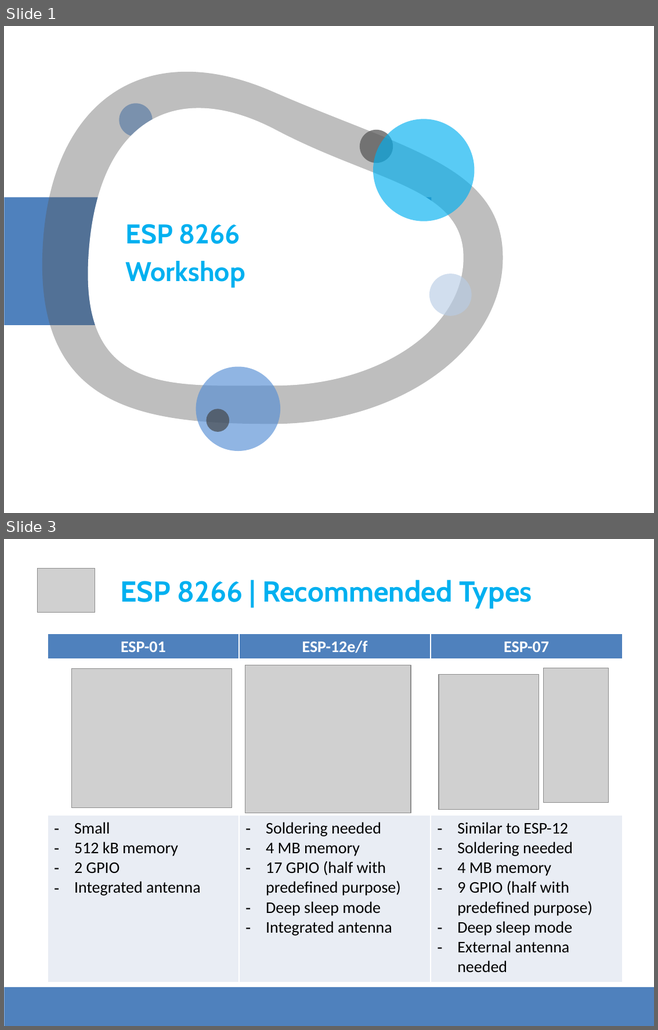
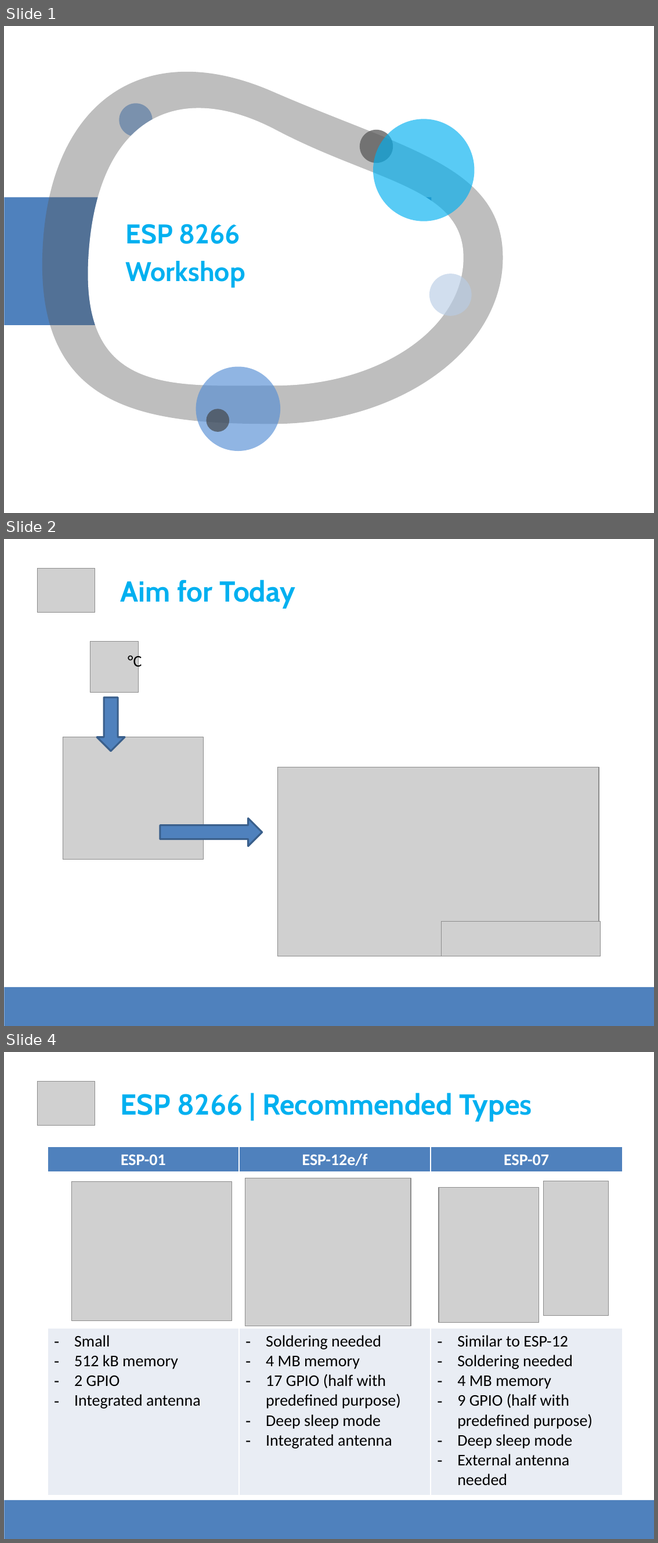
Before and after one commit to apolo-11/es-workshop-esp8266, a slide deck: DevSession - ESP8266.pptx. Shown one above the other, each under a label of ours: slides 1 and 3 before the commit, slides 1, 2 and 4 after it; the slides between them are not shown. The pictures are 658x1030 and 658x1543 pixels, drawn with LibreOffice and Linux fonts; fonts in the diff are those of the drawing; grey boxes stand for pictures. Boxes give left, top, right and bottom in pixels: in the first picture for what was removed or moved away, otherwise in the second. Text is boxed around its words. In the diff, an @@ line names an element or a change of style, - is before the commit and + after.

```diff
--- a/DevSession - ESP8266.pptx
+++ b/DevSession - ESP8266.pptx
@@ slide 2 added at box(4, 539, 654, 1026), background #FFFFFF @@
@@ picture added at box(37, 568, 95, 613) @@
@@ text added at box(121, 580, 295, 607), 32 pt, text #00B0F0, bold @@
+Aim for Today
@@ picture added at box(90, 641, 139, 692) @@
@@ text added at box(128, 653, 141, 670), 18 pt, text #000000 @@
+°C
@@ right arrow added at box(97, 697, 125, 751), fill #4F81BD, outline #3A5F8C 2 pt @@
@@ picture added at box(63, 737, 204, 860) @@
@@ picture added at box(278, 768, 598, 957) @@
@@ right arrow added at box(160, 819, 262, 846), fill #4F81BD, outline #3A5F8C 2 pt @@
@@ picture added at box(441, 922, 600, 957) @@
@@ rectangle added at box(4, 987, 654, 1026), fill #4F81BD @@
@@ what was slide 3 is now slide 4 @@
```
Also in this commit, not shown: 3 slides changed, 9 other slides added, 4 slides removed, 3 other files.
